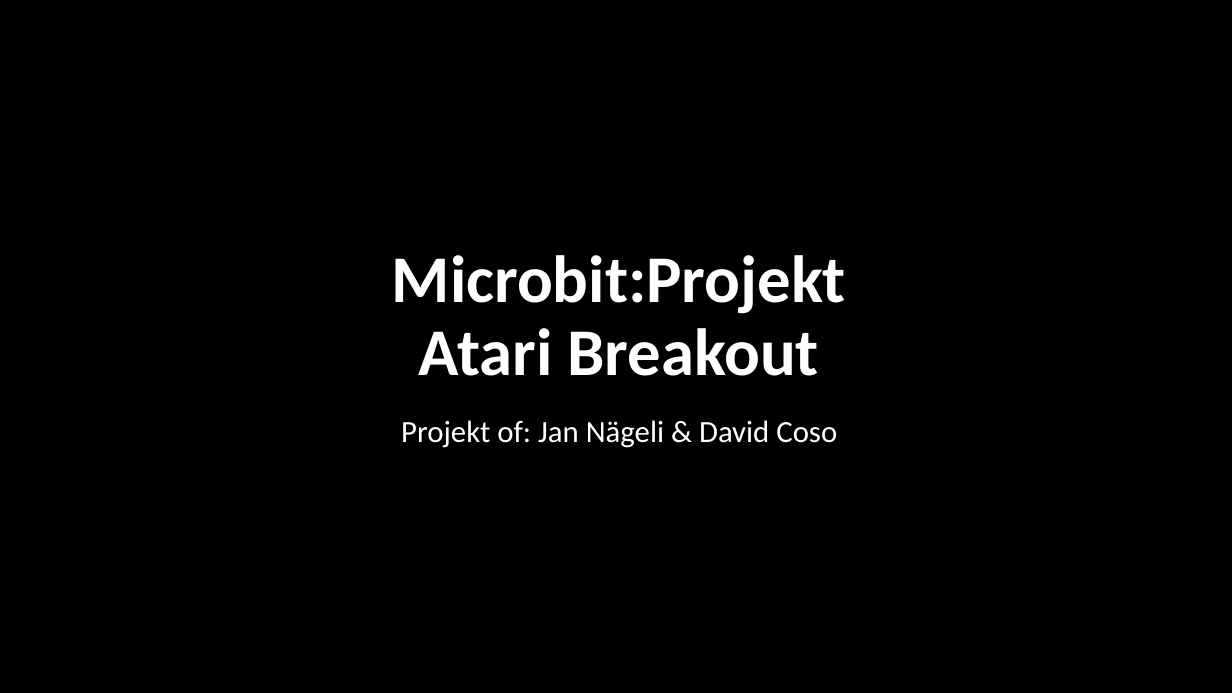
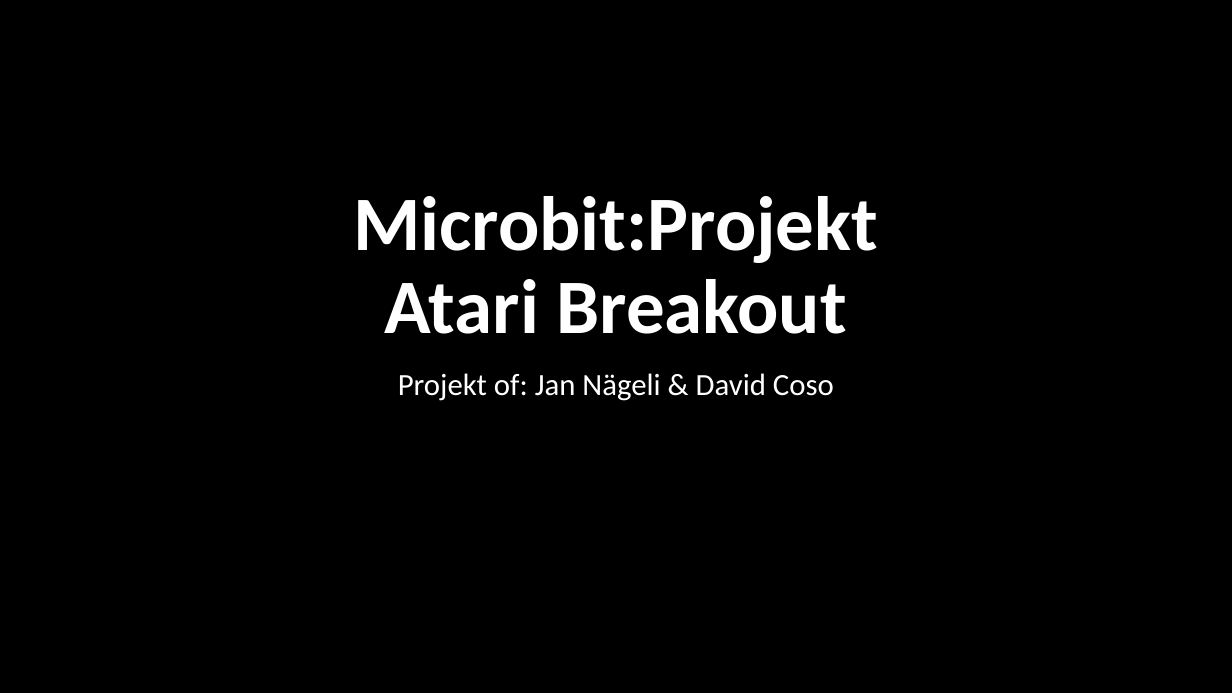
Before and after one commit to BBZ-InformatikGrundlagen/AtariBreakout, a slide deck: slide 1 of Presentation/AtariBreakout_Presentation.pptx. Drawn at 1232x693 pixels with LibreOffice and Linux fonts; fonts in the diff are those of the drawing; background and template pictures are left out. Boxes give left, top, right and bottom in pixels: in the first picture for what was removed or moved away, otherwise in the second. Text is boxed around its words. In the diff, an @@ line names an element or a change of style, - is before the commit and + after.

```diff
--- a/Presentation/AtariBreakout_Presentation.pptx
+++ b/Presentation/AtariBreakout_Presentation.pptx
@@ title "Microbit:Projekt Atari Breakout": place and size @@
-title "Microbit:Projekt Atari Breakout" at [392,255,846,376]
+title "Microbit:Projekt Atari Breakout" at [354,196,878,334]
@@ title "Microbit:Projekt Atari Breakout" at [354,196,878,334]: size 52 to 60 pt @@
@@ subtitle "Projekt of: Jan Nägeli & ...": place and size @@
-subtitle "Projekt of: Jan Nägeli & ..." at [401,420,837,448]
+subtitle "Projekt of: Jan Nägeli & ..." at [398,373,834,401]
```
Also in this commit, not shown: 1 other slide changed, 14 slides added, 8 slides removed.
